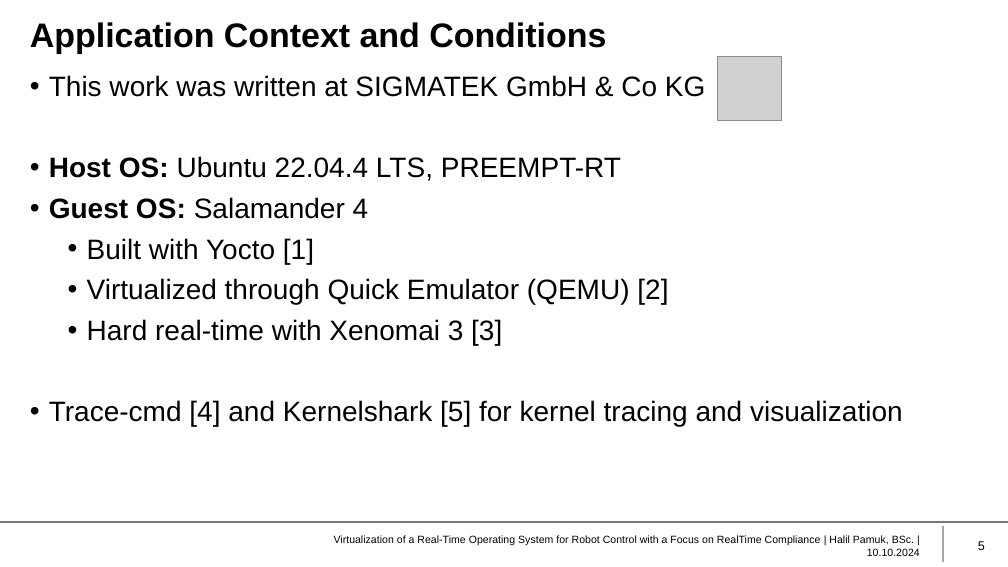
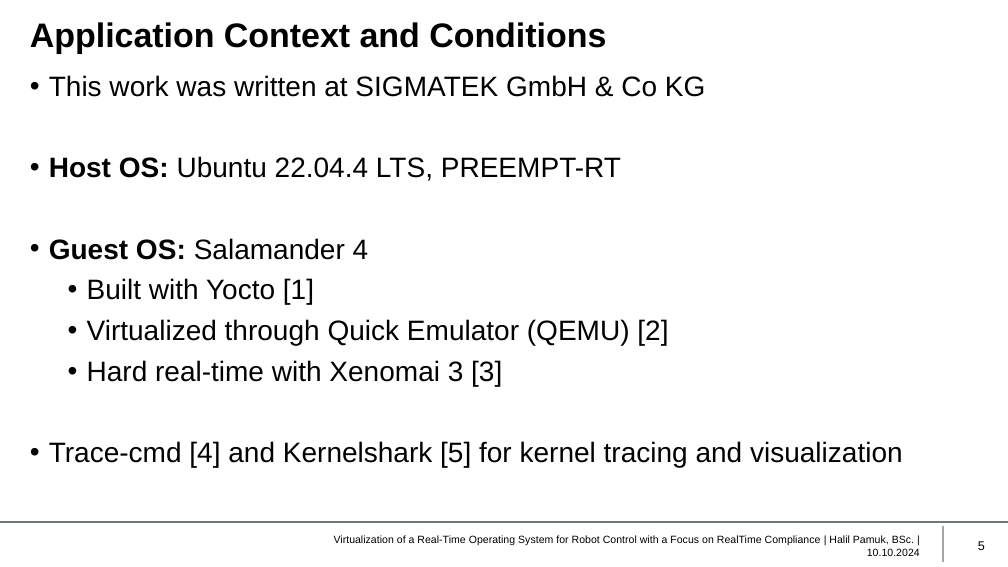
Before and after one commit to HIP24/Masterarbeit, a slide deck: slide 5 of Masterprüfung/Presentation/Presentation.pptx. Drawn at 1008x567 pixels with LibreOffice and Linux fonts; fonts in the diff are those of the drawing; grey boxes stand for pictures; background and template pictures are left out. Boxes give left, top, right and bottom in pixels: in the first picture for what was removed or moved away, otherwise in the second. Text is boxed around its words. In the diff, an @@ line names an element or a change of style, - is before the commit and + after.

```diff
--- a/Masterprüfung/Presentation/Presentation.pptx
+++ b/Masterprüfung/Presentation/Presentation.pptx
@@ picture removed at bbox=[718, 56, 781, 120] @@
@@ text "This work was written at ..." rewrapped from bbox=[49, 75, 903, 427] to bbox=[49, 75, 903, 467] @@
```
Also in this commit, not shown: 4 other slides changed.
